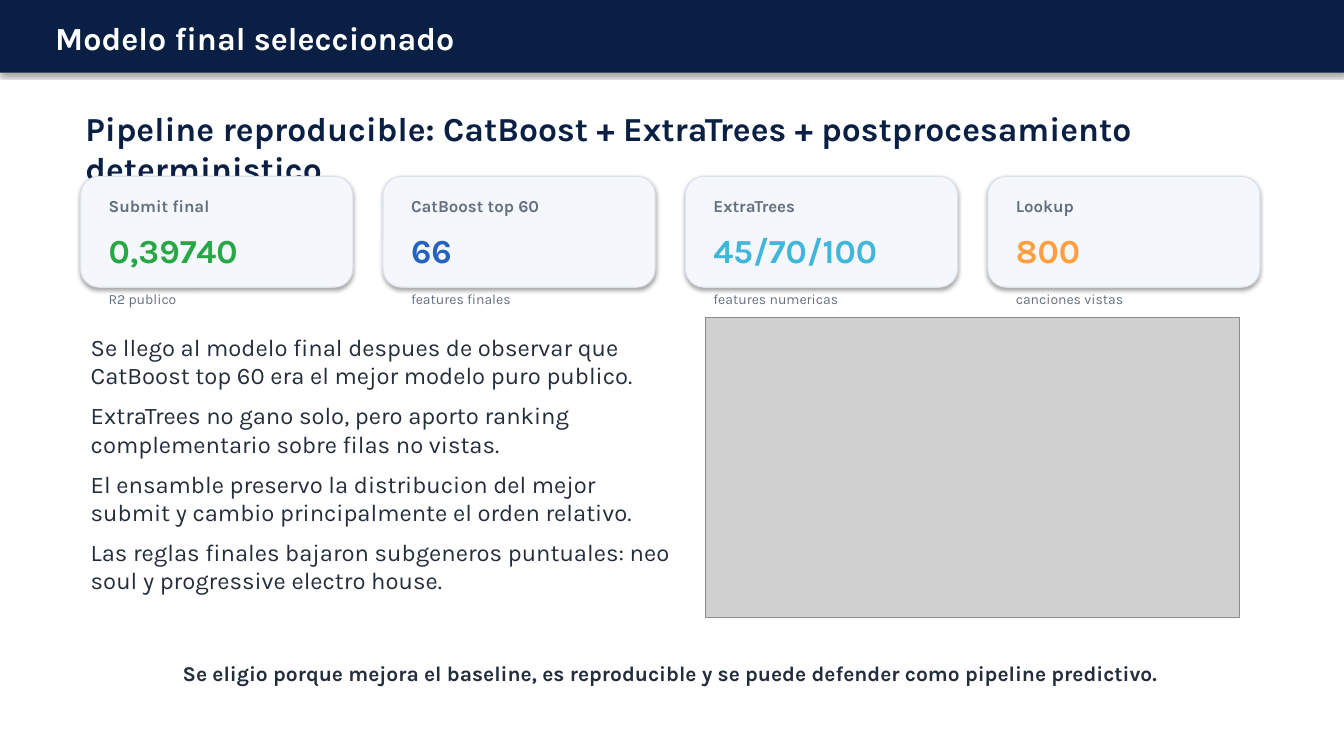
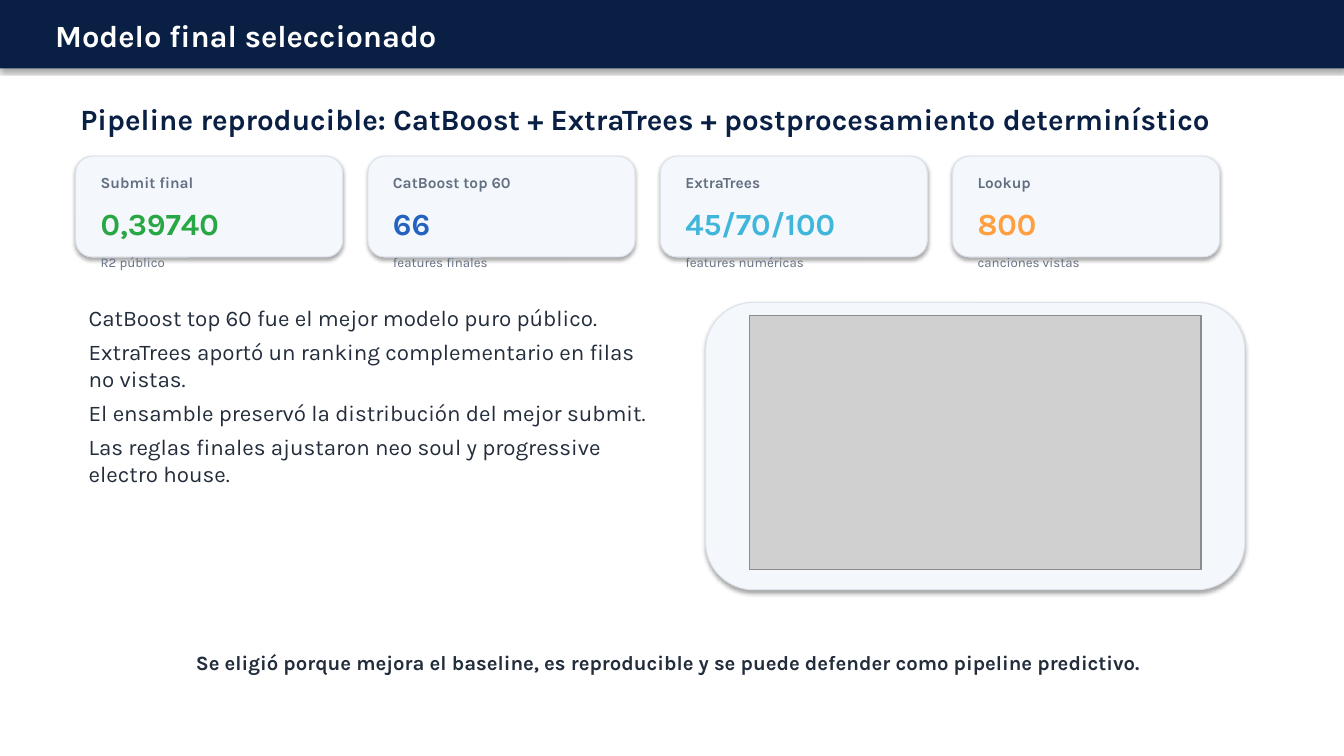
Before and after one commit to matigold22/TP3_Predictiva_Kaggle, a slide deck: slide 7 of presentacion/PRESENTACION_MODELOS_FINAL.pptx. Drawn at 1344x756 pixels with LibreOffice and Linux fonts; fonts in the diff are those of the drawing; grey boxes stand for pictures. Boxes give left, top, right and bottom in pixels: in the first picture for what was removed or moved away, otherwise in the second. Text is boxed around its words. In the diff, an @@ line names an element or a change of style, - is before the commit and + after.

Commit message:
Ajustar layout y caracteres de presentacion

```diff
--- a/presentacion/PRESENTACION_MODELOS_FINAL.pptx
+++ b/presentacion/PRESENTACION_MODELOS_FINAL.pptx
@@ rectangle: place and size @@
-rectangle at box(0, 0, 1344, 73)
+rectangle at box(0, 0, 1344, 69)
@@ text "Modelo final seleccionado" at box(55, 25, 437, 48): size 23 to 22 pt @@
@@ text at box(80, 107, 1210, 137): text changed; size 24 to 21 pt @@
-Pipeline reproducible: CatBoost + ExtraTrees + postprocesamiento deterministico
+Pipeline reproducible: CatBoost + ExtraTrees + postprocesamiento determinístico
@@ rounded rectangle: place and size @@
-rounded rectangle at box(81, 176, 353, 287)
+rounded rectangle at box(76, 156, 343, 257)
@@ text "Submit final": place and size @@
-text "Submit final" at box(109, 200, 209, 212)
+text "Submit final" at box(101, 177, 193, 188)
@@ rounded rectangle: place and size @@
-rounded rectangle at box(383, 176, 655, 287)
+rounded rectangle at box(368, 156, 635, 257)
@@ text "CatBoost top 60": place and size @@
-text "CatBoost top 60" at box(411, 201, 539, 216)
+text "CatBoost top 60" at box(393, 178, 511, 192)
@@ rounded rectangle: place and size @@
-rounded rectangle at box(686, 176, 958, 287)
+rounded rectangle at box(660, 156, 928, 257)
@@ text "ExtraTrees": place and size @@
-text "ExtraTrees" at box(713, 201, 795, 212)
+text "ExtraTrees" at box(685, 178, 760, 188)
@@ rounded rectangle: place and size @@
-rounded rectangle at box(988, 176, 1260, 287)
+rounded rectangle at box(953, 156, 1220, 257)
@@ size 12 to 11 pt in 4 elements at box(101, 177, 193, 188), box(393, 178, 511, 192), box(685, 178, 760, 188), box(978, 177, 1031, 192) @@
@@ text "Lookup": place and size @@
-text "Lookup" at box(1016, 200, 1074, 216)
+text "Lookup" at box(978, 177, 1031, 192)
@@ text "0,39740": place and size @@
-text "0,39740" at box(109, 240, 238, 268)
+text "0,39740" at box(101, 214, 219, 239)
@@ text "66": place and size @@
-text "66" at box(411, 240, 452, 264)
+text "66" at box(393, 214, 430, 236)
@@ text "45/70/100": place and size @@
-text "45/70/100" at box(713, 238, 877, 266)
+text "45/70/100" at box(685, 212, 835, 238)
@@ size 24 to 22 pt in 4 elements at box(101, 214, 219, 239), box(393, 214, 430, 236), box(685, 212, 835, 238), box(978, 214, 1037, 236) @@
@@ text "800": place and size @@
-text "800" at box(1016, 240, 1080, 264)
+text "800" at box(978, 214, 1037, 236)
@@ text at box(101, 257, 165, 270): text changed; size 10 to 9.5 pt @@
-R2 publico
+R2 público
@@ text "features finales": place and size @@
-text "features finales" at box(411, 294, 510, 304)
+text "features finales" at box(393, 257, 487, 267)
@@ text "features finales" at box(393, 257, 487, 267): size 10 to 9.5 pt @@
@@ text at box(685, 257, 804, 267): text changed; size 10 to 9.5 pt @@
-features numericas
+features numéricas
@@ text "canciones vistas" at box(978, 257, 1080, 267): size 10 to 9.5 pt @@
@@ text "canciones vistas": place and size @@
-text "canciones vistas" at box(1016, 294, 1123, 304)
+text "canciones vistas" at box(978, 257, 1080, 267)
@@ text at box(89, 309, 645, 483): text changed; size 17 to 16 pt @@
-Se llego al modelo final despues de observar que CatBoost top 60 era el mejor modelo puro publico.
-ExtraTrees no gano solo, pero aporto ranking complementario sobre filas no vistas.
-El ensamble preservo la distribucion del mejor submit y cambio principalmente el orden relativo.
-Las reglas finales bajaron subgeneros puntuales: neo soul y progressive electro house.
+CatBoost top 60 fue el mejor modelo puro público.
+ExtraTrees aportó un ranking complementario en filas no vistas.
+El ensamble preservó la distribución del mejor submit.
+Las reglas finales ajustaron neo soul y progressive electro house.
@@ rounded rectangle added at box(706, 302, 1245, 590), fill #F4F7FB, outline #DCE2EC 0.75 pt @@
@@ picture: place and size @@
-picture at box(706, 318, 1240, 618)
+picture at box(749, 316, 1201, 570)
@@ text at box(196, 654, 1139, 675): text changed; size 15 to 14.5 pt @@
-Se eligio porque mejora el baseline, es reproducible y se puede defender como pipeline predictivo.
+Se eligió porque mejora el baseline, es reproducible y se puede defender como pipeline predictivo.
```
Also in this commit, not shown: 9 other slides changed.
